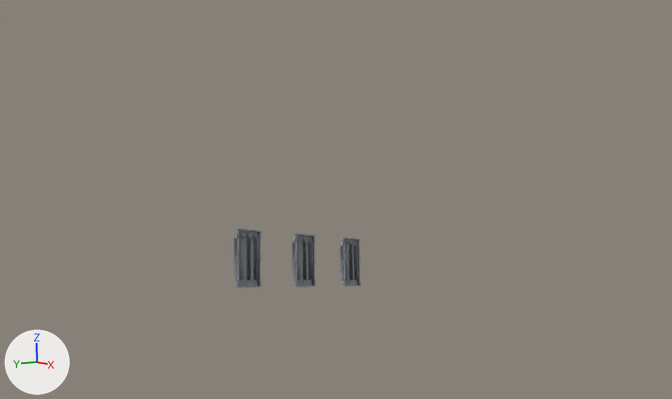
The Blender file 3D Models/1885/Buildings/Freemasons Hall/Freemasons Hall.blend: old version first, new version second.
Rendered twice from the file's camera 'fspy1.fspy'. Every picture has the same lights, and +X, +Y and +Z are marked at lower left.

The scene before the commit, as lines of its bpy script (objects in view):
```python
ob_end_roof_001 = bpy.data.objects.new('End roof.001', me_cube_009)
ob_end_roof_001.location = (5.71, 0.0, 0.0)
ob_lower_windows_001 = bpy.data.objects.new('Lower windows.001', me_cube_012)
ob_lower_windows_001.location = (2.2, -3.53, 1.02)
ob_main_door_top_ridge_001 = bpy.data.objects.new('Main door top ridge.001', me_cube_010)
ob_main_door_top_ridge_001.location = (5.71, 0.0, 0.0)
ob_main_roof_001 = bpy.data.objects.new('Main roof.001', me_cube_008)
ob_main_roof_001.location = (5.71, 0.0, 0.0)
ob_main_walls_001 = bpy.data.objects.new('Main walls.001', me_cube_007)
ob_main_walls_001.location = (5.71, 0.0, 0.0)
ob_upper_window_alcoves_001 = bpy.data.objects.new('Upper window alcoves.001', me_cube_011)
ob_upper_window_alcoves_001.location = (2.2, -3.65, 5.11)
```
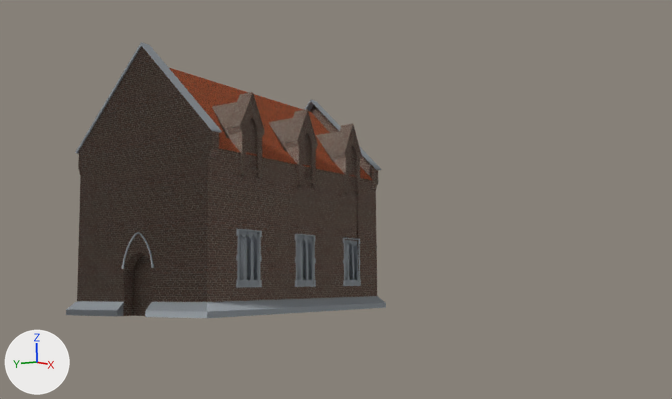
Patch to the scene script:
```diff
--- a/3D Models/1885/Buildings/Freemasons Hall/Freemasons Hall.blend.py
+++ b/3D Models/1885/Buildings/Freemasons Hall/Freemasons Hall.blend.py
@@ ob_main_walls_001 @@
 ob_main_walls_001.location = (5.71, 0.0, 0.0)
-ob_main_walls_001.hide_set(True)
@@ ob_main_roof_001 @@
 ob_main_roof_001.location = (5.71, 0.0, 0.0)
-ob_main_roof_001.hide_set(True)
@@ ob_end_roof_001 @@
 ob_end_roof_001.location = (5.71, 0.0, 0.0)
-ob_end_roof_001.hide_set(True)
@@ ob_main_door_top_ridge_001 @@
 _m = ob_main_door_top_ridge_001.modifiers.new('Mirror', 'MIRROR')
 _m.use_axis = (False, True, False)
-ob_main_door_top_ridge_001.hide_set(True)
@@ ob_upper_window_alcoves_001 @@
 _m = ob_upper_window_alcoves_001.modifiers.new('Array', 'ARRAY')
 _m.use_relative_offset = False
-ob_upper_window_alcoves_001.hide_set(True)
```

Changed parts and their boxes [x1, y1, x2, y2] in the pictures (672 x 399 px):
'Main walls.001', shown
    after: [66, 47, 386, 318]
'Upper window alcoves.001', shown
    after: [212, 92, 362, 197]
'Main roof.001', shown
    after: [169, 68, 372, 180]
'End roof.001', shown
    after: [75, 42, 381, 170]
'Main door top ridge.001', shown
    after: [122, 232, 154, 269]
